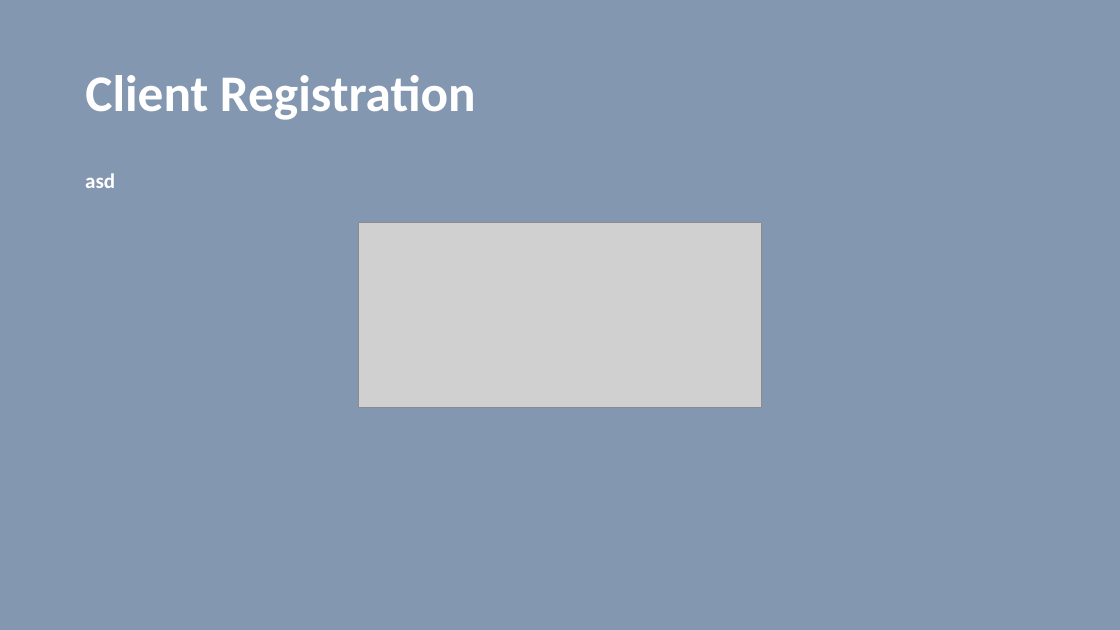
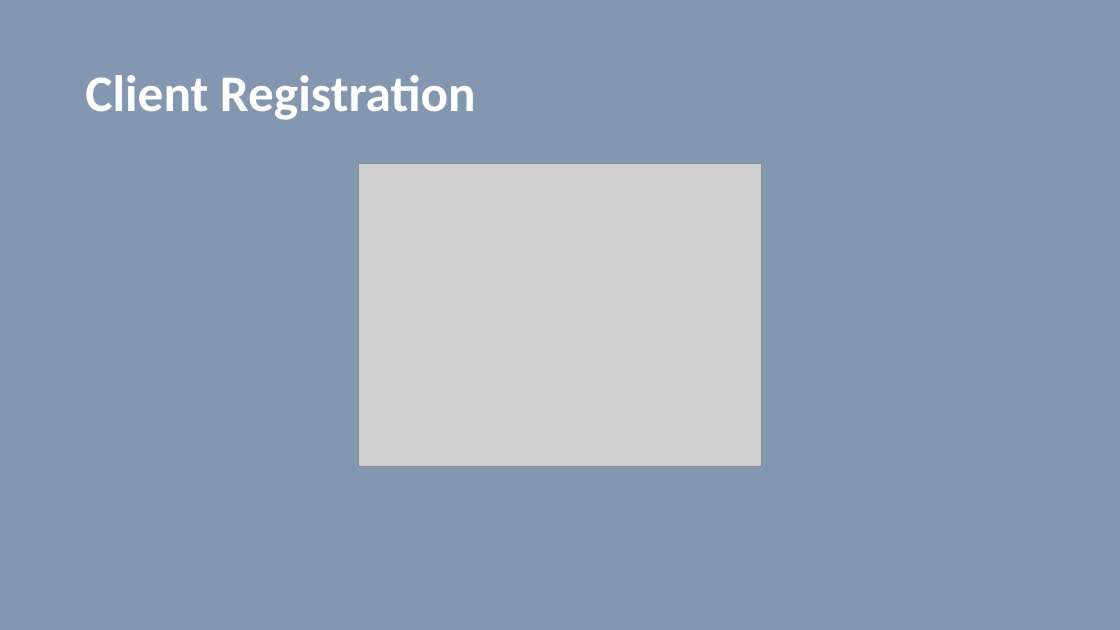
Before and after one commit to vilasvarghese/microservices, a slide deck: slide 11 of training/day3/Day3.pptx. Drawn at 1120x630 pixels with LibreOffice and Linux fonts; fonts in the diff are those of the drawing; grey boxes stand for pictures. Boxes give left, top, right and bottom in pixels: in the first picture for what was removed or moved away, otherwise in the second. Text is boxed around its words. In the diff, an @@ line names an element or a change of style, - is before the commit and + after.

```diff
--- a/training/day3/Day3.pptx
+++ b/training/day3/Day3.pptx
@@ text removed at (x1=85, y1=173, x2=115, y2=188) @@
-asd
@@ picture resized from (x1=359, y1=223, x2=761, y2=408) to (x1=359, y1=164, x2=761, y2=466) @@
```
Also in this commit, not shown: 2 other slides changed, 1 slide removed, 2 other files.
